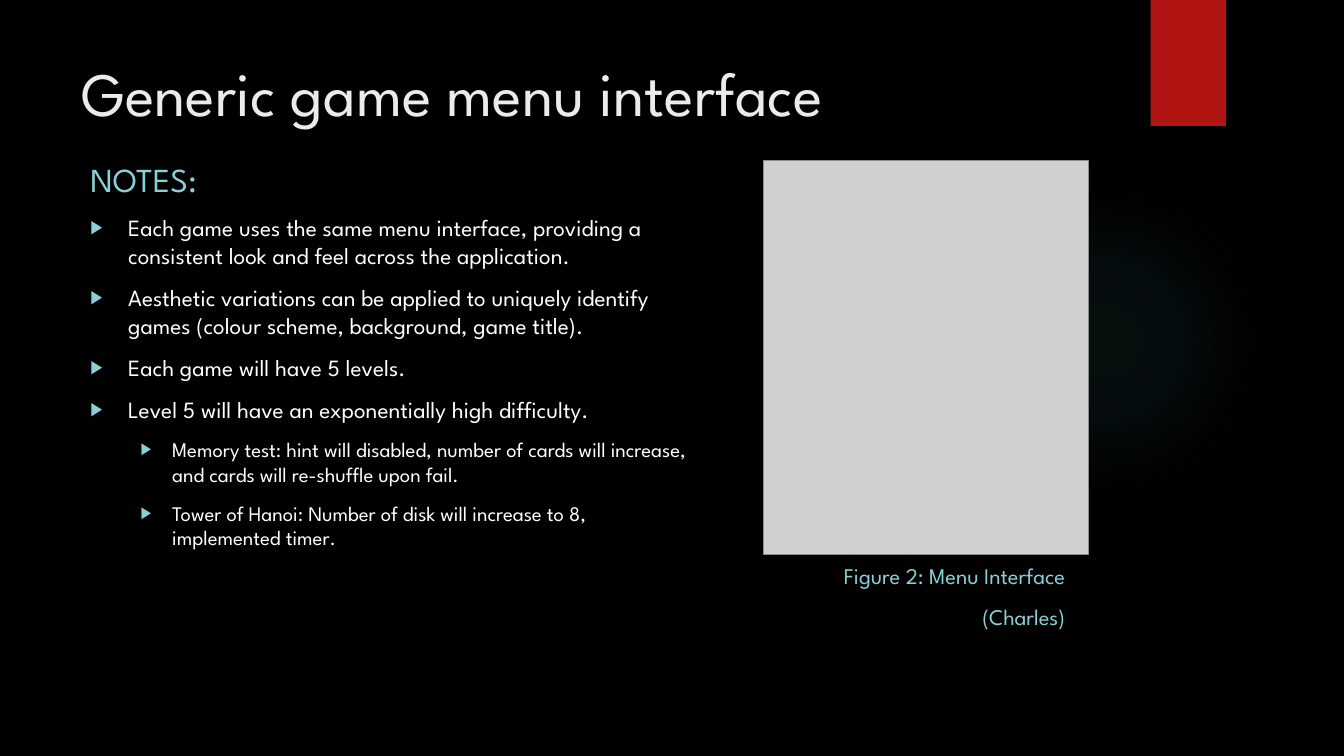
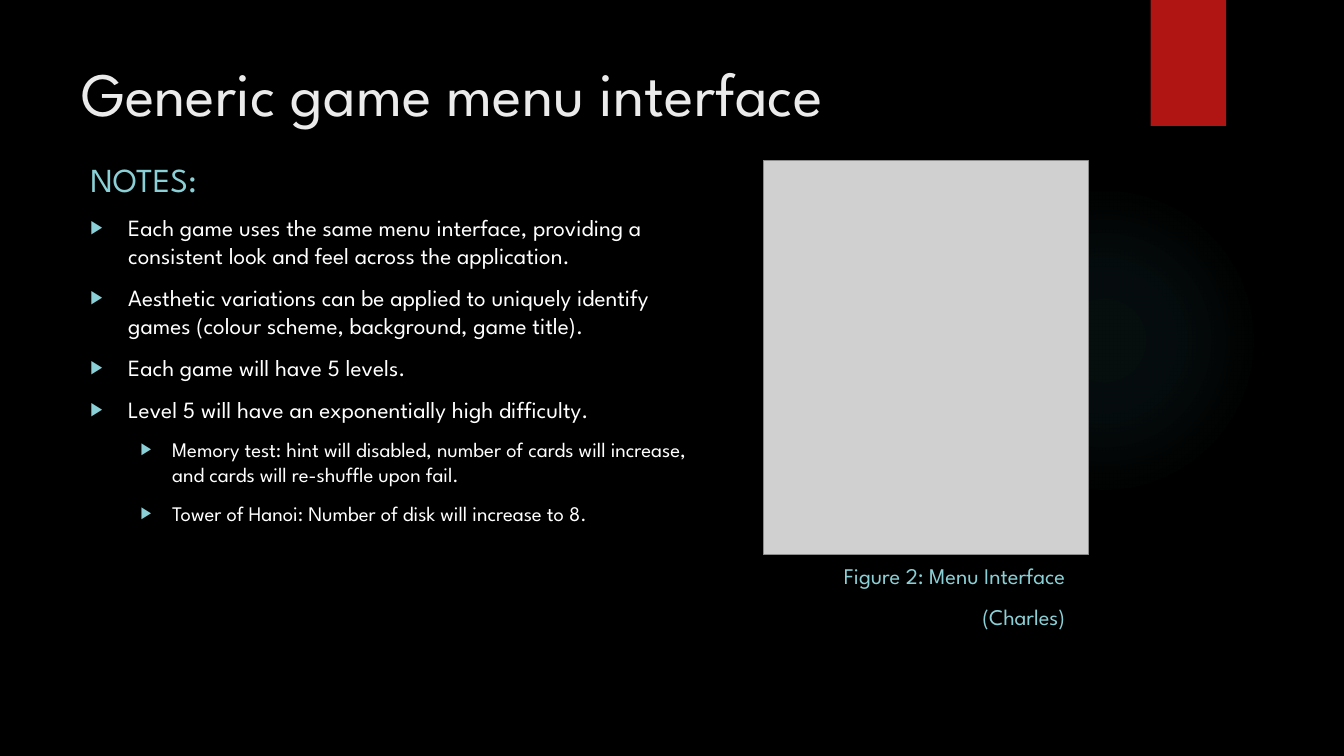
Before and after one commit to IgnitionOrk/SCaR_Arcade, a slide deck: slide 5 of SCaRArcade.pptx. Drawn at 1344x756 pixels with LibreOffice and Linux fonts; fonts in the diff are those of the drawing; grey boxes stand for pictures; background and template pictures are left out. Boxes give left, top, right and bottom in pixels: in the first picture for what was removed or moved away, otherwise in the second. Text is boxed around its words. In the diff, an @@ line names an element or a change of style, - is before the commit and + after.

Commit message:
Added the tower of hanoi slide

```diff
--- a/SCaRArcade.pptx
+++ b/SCaRArcade.pptx
@@ text at (x1=172, y1=506, x2=587, y2=522): text changed @@
-  ▶ Tower of Hanoi: Number of disk will increase to 8, implemented timer.
+  ▶ Tower of Hanoi: Number of disk will increase to 8.
```
Also in this commit, not shown: 1 slide added.
